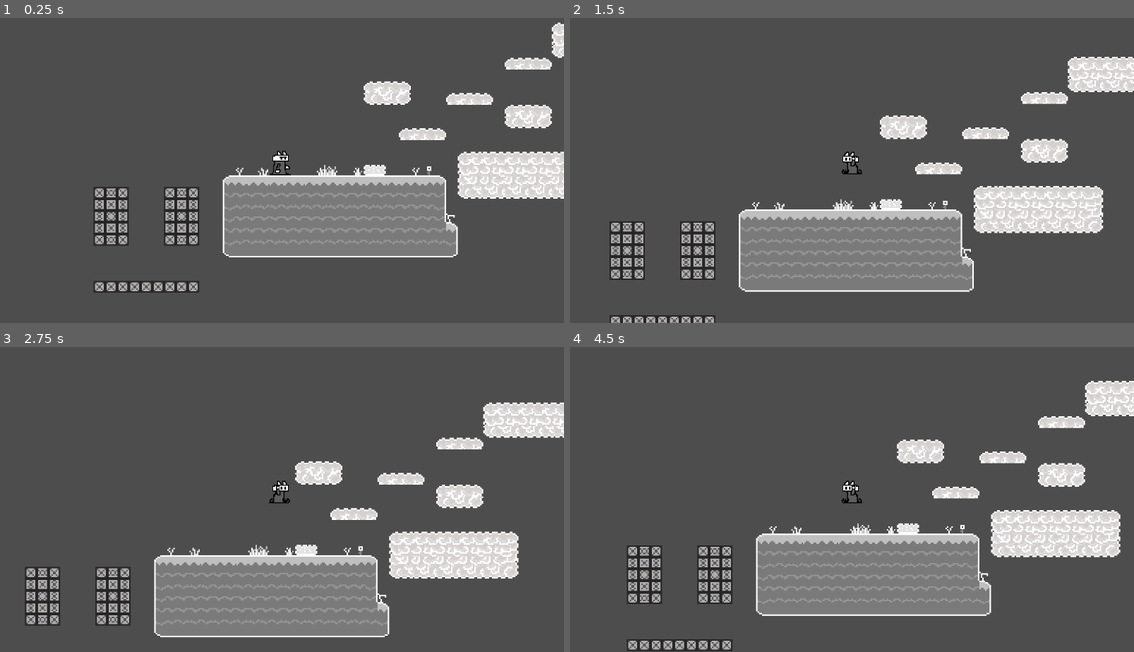
Above: before the commit, frames 1-4 (two rows, left to right).
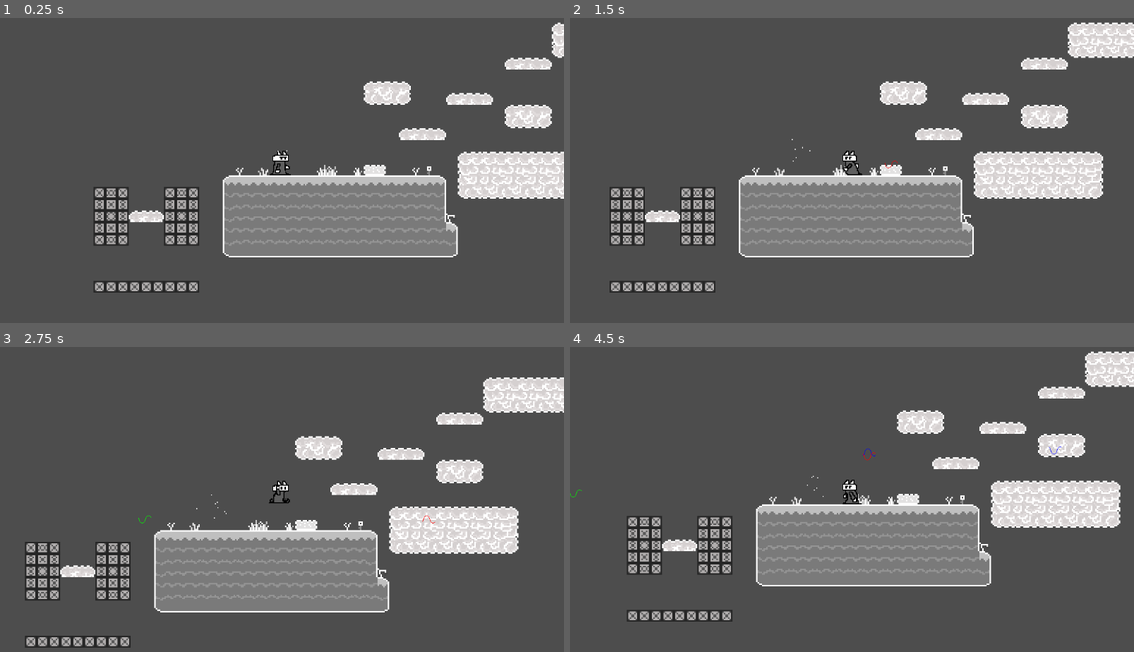
Above: after the commit, the same moments.

Repository: MidnightWolfe/Github-Game-Jam-2024
Game: Godot game, scene res://node_2d.tscn
Two runs of this game, one before a commit and one after it. Both use one fixed random seed, a clock stepped at 60 frames per second and the inputs below.
Inputs:
- Up to frame 1 (0.25 s): no input
- Up to frame 2 (1.5 s): tap Enter (ui_accept) at 0.5, 0.77, 1.07 s; hold D (right) 0.53-1.28 s; tap 1 (1, bound only after the commit) at 0.6 s; tap 2 (2, bound only after the commit) at 0.8, 1.35 s; hold A (left) from 1.28 s (still down)
- Up to frame 3 (2.75 s): tap Enter (ui_accept) at 1.52, 1.82 s; tap 3 (3, bound only after the commit) at 1.55, 2.1 s; release A (left) at 2.03 s; hold D (right) from 2.03 s (still down); tap Space (space, bound only after the commit) at 2.3 s
- Up to frame 4 (4.5 s): tap Space (space, bound only after the commit) at 2.85 s; tap Enter (ui_accept) at 3.02, 3.05, 3.32, 3.6, 3.77, 4.07 s; release D (right) at 3.53 s; hold A (left) from 3.53 s (still down); tap 1 (1, bound only after the commit) at 3.8 s; tap Shift (dash) at 4.35 s

The runs differ from the first frame. In frame 1, 0.2% of the frame differs, in the area x 22-51%, y 43-68%; in frame 2, 27%, in the area x 7-100%, y 1-100%; in frame 3, 23%; in frame 4, 26%.

Commit message:
Manually added Markus's code to Kaiya's code as merging was creating issues

Diff:
--- a/gamejam/node_2d.tscn
+++ b/gamejam/node_2d.tscn
@@ -151,11 +151,22 @@
 sources/2 = SubResource("TileSetAtlasSource_l63jy")
 sources/3 = SubResource("TileSetAtlasSource_8qoj3")
 
+[sub_resource type="ParticleProcessMaterial" id="ParticleProcessMaterial_jtdni"]
+particle_flag_disable_z = true
+emission_shape = 1
+emission_sphere_radius = 14.66
+spread = 180.0
+initial_velocity_min = 30.0
+initial_velocity_max = 40.0
+gravity = Vector3(0, 0, 0)
+scale_min = 2.0
+scale_max = 2.0
+
 [node name="Node2D" type="Node2D"]
 
 [node name="TileMapLayer" type="TileMapLayer" parent="."]
 scale = Vector2(3, 3)
-tile_map_data = PackedByteArray("AAD7/wIAAAAAAAAAAAD8/wIAAAA …(5679 unchanged characters)… ADAAMAAAAOAAYAAAADAAAAAAAOAAUAAwADAAIAAAA=")
+tile_map_data = PackedByteArray("AAD7/wIAAAAAAAAAAAD8/wIAAAA …(5679 unchanged characters)… ADAAMAAAAOAAYAAAADAAAAAAAOAAUAAwADAAIAAADz/wUAAQAAAAAAAAD0/wUAAQABAAAAAAD1/wUAAQADAAAAAAA=")
 tile_set = SubResource("TileSet_60ab7")
 
 [node name="Camera2D" type="Camera2D" parent="."]
@@ -167,3 +178,6 @@
 [node name="Camera2D" type="Camera2D" parent="Player"]
 limit_bottom = 400
 limit_smoothed = true
+
+[node name="SpellParticles" type="GPUParticles2D" parent="."]
+process_material = SubResource("ParticleProcessMaterial_jtdni")
--- a/gamejam/player.gd
+++ b/gamejam/player.gd
@@ -14,9 +14,19 @@
 const dashSpeed = 500
 var dashing = false
 var canDash = true
+##Markus Code
+const SPELLS = preload("res://spells.tscn")
+var is_casting_spell = false
+var combo = Vector3(0, 0, 0)
+var colour = Color(0, 0, 0)
+@onready var animationPath = $AnimatedSprite2D
 
+var lastDirection = 1
+##M
+func _physics_process(delta):
+	get_input()
+	move_and_slide()
 
-@onready var animationPath = $AnimatedSprite2D
 
 ##Function to get player inputs
 func get_input():
@@ -27,6 +37,7 @@
 			velocity.x = playerDirection * dashSpeed
 		else:
 			velocity.x = playerDirection * speed
+			directSprite(playerDirection)
 	else:
 		velocity.x = move_toward(velocity.x, 0, speed) #Just slows the player so that it's a smooth motion
 
@@ -44,21 +55,25 @@
 	if is_on_floor():
 		jumpCount = 0
 
-	if Input.is_action_just_pressed("ui_accept") && jumpCount < maxJumpCount: #To get the player to jump with space bar and double jump
+	if Input.is_action_just_pressed("space") && jumpCount < maxJumpCount: #To get the player to jump with space bar and double jump
 		velocity.y = jumpPower
 		jumpCount += 1
 
 
 
 	##Variable jumping, if you hold space you'll jump higher
-	if Input.is_action_just_released("ui_accept"):
+	if Input.is_action_just_released("space"):
 		velocity.y *= 0.5
 	handle_animation(playerDirection)
 
-func _physics_process(delta):
-	get_input()
-	move_and_slide()
 
+func directSprite(direction: float) -> void:
+	if direction < 0 and lastDirection != -1:
+		lastDirection = -1
+	elif direction > 0 and lastDirection != 1:
+		lastDirection = 1
+
+	pass
 
 ##Make the player stop dashing
 func _on_dash_timer_timeout() -> void:
@@ -94,4 +109,25 @@
 
 # Called every frame. 'delta' is the elapsed time since the previous frame.
 func _process(delta: float) -> void:
+	if Input.is_action_just_pressed("enter"):
+		if is_casting_spell:
+			var greatestValue = max(combo.x, combo.y, combo.z)
+			if greatestValue != 0:
+				colour = Color(combo.x / greatestValue, combo.y / greatestValue, combo.z / greatestValue)
+			combo = Vector3(0,0,0)
+			var spell = SPELLS.instantiate()
+			spell._set_colour(colour)
+			spell._set_direction(lastDirection)
+			get_parent().add_child(spell)
+			spell.position = $".".global_position
+		is_casting_spell = not is_casting_spell
+
+	if is_casting_spell:
+		if Input.is_action_just_pressed("1"):
+			combo.x = combo.x + 1.0
+		if Input.is_action_just_pressed("2"):
+			combo.y = combo.y + 1.0
+		if Input.is_action_just_pressed("3"):
+			combo.z = combo.z + 1.0
+
 	pass
--- a/gamejam/project.godot
+++ b/gamejam/project.godot
@@ -47,6 +47,31 @@
 "events": [Object(InputEventKey,"resource_local_to_scene":false,"resource_name":"","device":-1,"window_id":0,"alt_press …(195 unchanged characters)…
 ]
 }
+1={
+"deadzone": 0.5,
+"events": [Object(InputEventKey,"resource_local_to_scene":false,"resource_name":"","device":-1,"window_id":0,"alt_pressed":false,"shift_pressed":false,"ctrl_pressed":false,"meta_pressed":false,"pressed":false,"keycode":0,"physical_keycode":49,"key_label":0,"unicode":49,"location":0,"echo":false,"script":null)
+]
+}
+2={
+"deadzone": 0.5,
+"events": [Object(InputEventKey,"resource_local_to_scene":false,"resource_name":"","device":-1,"window_id":0,"alt_pressed":false,"shift_pressed":false,"ctrl_pressed":false,"meta_pressed":false,"pressed":false,"keycode":0,"physical_keycode":50,"key_label":0,"unicode":50,"location":0,"echo":false,"script":null)
+]
+}
+3={
+"deadzone": 0.5,
+"events": [Object(InputEventKey,"resource_local_to_scene":false,"resource_name":"","device":-1,"window_id":0,"alt_pressed":false,"shift_pressed":false,"ctrl_pressed":false,"meta_pressed":false,"pressed":false,"keycode":0,"physical_keycode":51,"key_label":0,"unicode":51,"location":0,"echo":false,"script":null)
+]
+}
+enter={
+"deadzone": 0.5,
+"events": [Object(InputEventKey,"resource_local_to_scene":false,"resource_name":"","device":-1,"window_id":0,"alt_pressed":false,"shift_pressed":false,"ctrl_pressed":false,"meta_pressed":false,"pressed":false,"keycode":0,"physical_keycode":4194309,"key_label":0,"unicode":0,"location":0,"echo":false,"script":null)
+]
+}
+space={
+"deadzone": 0.5,
+"events": [Object(InputEventKey,"resource_local_to_scene":false,"resource_name":"","device":-1,"window_id":0,"alt_pressed":false,"shift_pressed":false,"ctrl_pressed":false,"meta_pressed":false,"pressed":false,"keycode":0,"physical_keycode":32,"key_label":0,"unicode":32,"location":0,"echo":false,"script":null)
+]
+}
 
 [rendering]
 
--- /dev/null
+++ b/gamejam/spells.gd
@@ -0,0 +1,52 @@
+extends Area2D
+
+const SPEED = 200
+var velocity = Vector2()
+var direction = 0
+var colour = Color()
+var type = "null"
+@onready var animationSprite = $AnimatedSprite2D
+
+func _ready() -> void:
+	animationSprite.modulate = colour
+	if colour.r == 0 && colour.g == 0 && colour.b == 0:
+		type = "Black"
+	elif colour.r == 1 && colour.g == 1 && colour.b == 1:
+		type = "White"
+	elif colour.r == 1:
+		if colour.g > 0.5 && colour.b <= 0.5:
+			type = "Yellow"
+		elif colour.b > 0.5 && colour.g <= 0.5:
+			type = "Magenta"
+		else:
+			type = "Red"
+	elif colour.g == 1:
+		if colour.r > 0.5 && colour.b <= 0.5:
+			type = "Yellow"
+		elif colour.b > 0.5 && colour.r <= 0.5:
+			type = "Cyan"
+		else:
+			type = "Green"
+	elif colour.b == 1:
+		if colour.r > 0.5 && colour.g <= 0.5:
+			type = "Magenta"
+		elif colour.g > 0.5 && colour.r <= 0.5:
+			type = "Cyan"
+		else:
+			type = "Blue"
+
+func _physics_process(delta: float) -> void:
+	if direction == -1:
+		animationSprite.flip_h = true
+	velocity.x = SPEED * delta * direction
+	translate(velocity)
+	animationSprite.play("projectile")
+
+func _set_colour(newColour):
+	colour = newColour
+
+func _set_direction(newDirection):
+	direction = newDirection
+
+func _on_visible_on_screen_notifier_2d_screen_exited() -> void:
+	queue_free()
--- /dev/null
+++ b/gamejam/spells.tscn
@@ -0,0 +1,215 @@
+[gd_scene load_steps=31 format=3 uid="uid://ch2auvsqkytcs"]
+
+[ext_resource type="Script" path="res://spells.gd" id="1_umqmt"]
+[ext_resource type="Texture2D" uid="uid://b8pkfxfansnww" path="res://Sprites/projectile.png" id="2_x0wpc"]
+
+[sub_resource type="RectangleShape2D" id="RectangleShape2D_0wjn4"]
+size = Vector2(26, 18)
+
+[sub_resource type="AtlasTexture" id="AtlasTexture_rj5h0"]
+atlas = ExtResource("2_x0wpc")
+region = Rect2(0, 0, 32, 32)
+
+[sub_resource type="AtlasTexture" id="AtlasTexture_pyovj"]
+atlas = ExtResource("2_x0wpc")
+region = Rect2(32, 0, 32, 32)
+
+[sub_resource type="AtlasTexture" id="AtlasTexture_30csb"]
+atlas = ExtResource("2_x0wpc")
+region = Rect2(64, 0, 32, 32)
+
+[sub_resource type="AtlasTexture" id="AtlasTexture_ht7xk"]
+atlas = ExtResource("2_x0wpc")
+region = Rect2(96, 0, 32, 32)
+
+[sub_resource type="AtlasTexture" id="AtlasTexture_bwbu6"]
+atlas = ExtResource("2_x0wpc")
+region = Rect2(128, 0, 32, 32)
+
+[sub_resource type="AtlasTexture" id="AtlasTexture_xc08e"]
+atlas = ExtResource("2_x0wpc")
+region = Rect2(0, 32, 32, 32)
+
+[sub_resource type="AtlasTexture" id="AtlasTexture_y30c8"]
+atlas = ExtResource("2_x0wpc")
+region = Rect2(32, 32, 32, 32)
+
+[sub_resource type="AtlasTexture" id="AtlasTexture_edtsv"]
+atlas = ExtResource("2_x0wpc")
+region = Rect2(64, 32, 32, 32)
+
+[sub_resource type="AtlasTexture" id="AtlasTexture_sus6x"]
+atlas = ExtResource("2_x0wpc")
+region = Rect2(96, 32, 32, 32)
+
+[sub_resource type="AtlasTexture" id="AtlasTexture_qcqpe"]
+atlas = ExtResource("2_x0wpc")
+region = Rect2(128, 32, 32, 32)
+
+[sub_resource type="AtlasTexture" id="AtlasTexture_m4ios"]
+atlas = ExtResource("2_x0wpc")
+region = Rect2(0, 64, 32, 32)
+
+[sub_resource type="AtlasTexture" id="AtlasTexture_8prmj"]
+atlas = ExtResource("2_x0wpc")
+region = Rect2(32, 64, 32, 32)
+
+[sub_resource type="AtlasTexture" id="AtlasTexture_fgeck"]
+atlas = ExtResource("2_x0wpc")
+region = Rect2(64, 64, 32, 32)
+
+[sub_resource type="AtlasTexture" id="AtlasTexture_hy7rw"]
+atlas = ExtResource("2_x0wpc")
+region = Rect2(96, 64, 32, 32)
+
+[sub_resource type="AtlasTexture" id="AtlasTexture_r2ff5"]
+atlas = ExtResource("2_x0wpc")
+region = Rect2(128, 64, 32, 32)
+
+[sub_resource type="AtlasTexture" id="AtlasTexture_2hjug"]
+atlas = ExtResource("2_x0wpc")
+region = Rect2(0, 96, 32, 32)
+
+[sub_resource type="AtlasTexture" id="AtlasTexture_1u2ta"]
+atlas = ExtResource("2_x0wpc")
+region = Rect2(32, 96, 32, 32)
+
+[sub_resource type="AtlasTexture" id="AtlasTexture_lmyn7"]
+atlas = ExtResource("2_x0wpc")
+region = Rect2(64, 96, 32, 32)
+
+[sub_resource type="AtlasTexture" id="AtlasTexture_qpxy1"]
+atlas = ExtResource("2_x0wpc")
+region = Rect2(96, 96, 32, 32)
+
+[sub_resource type="AtlasTexture" id="AtlasTexture_wgrpv"]
+atlas = ExtResource("2_x0wpc")
+region = Rect2(128, 96, 32, 32)
+
+[sub_resource type="AtlasTexture" id="AtlasTexture_wopd7"]
+atlas = ExtResource("2_x0wpc")
+region = Rect2(0, 128, 32, 32)
+
+[sub_resource type="AtlasTexture" id="AtlasTexture_qy1pr"]
+atlas = ExtResource("2_x0wpc")
+region = Rect2(32, 128, 32, 32)
+
+[sub_resource type="AtlasTexture" id="AtlasTexture_rr0b0"]
+atlas = ExtResource("2_x0wpc")
+region = Rect2(64, 128, 32, 32)
+
+[sub_resource type="AtlasTexture" id="AtlasTexture_qckd0"]
+atlas = ExtResource("2_x0wpc")
+region = Rect2(96, 128, 32, 32)
+
+[sub_resource type="AtlasTexture" id="AtlasTexture_sagls"]
+atlas = ExtResource("2_x0wpc")
+region = Rect2(128, 128, 32, 32)
+
+[sub_resource type="AtlasTexture" id="AtlasTexture_84mop"]
+atlas = ExtResource("2_x0wpc")
+region = Rect2(0, 160, 32, 32)
+
+[sub_resource type="SpriteFrames" id="SpriteFrames_fqgrt"]
+animations = [{
+"frames": [{
+"duration": 1.0,
+"texture": SubResource("AtlasTexture_rj5h0")
+}, {
+"duration": 1.0,
+"texture": SubResource("AtlasTexture_pyovj")
+}, {
+"duration": 1.0,
+"texture": SubResource("AtlasTexture_30csb")
+}, {
+"duration": 1.0,
+"texture": SubResource("AtlasTexture_ht7xk")
+}, {
+"duration": 1.0,
+"texture": SubResource("AtlasTexture_bwbu6")
+}, {
+"duration": 1.0,
+"texture": SubResource("AtlasTexture_xc08e")
+}, {
+"duration": 1.0,
+"texture": SubResource("AtlasTexture_y30c8")
+}, {
+"duration": 1.0,
+"texture": SubResource("AtlasTexture_edtsv")
+}, {
+"duration": 1.0,
+"texture": SubResource("AtlasTexture_sus6x")
+}, {
+"duration": 1.0,
+"texture": SubResource("AtlasTexture_qcqpe")
+}, {
+"duration": 1.0,
+"texture": SubResource("AtlasTexture_m4ios")
+}, {
+"duration": 1.0,
+"texture": SubResource("AtlasTexture_8prmj")
+}, {
+"duration": 1.0,
+"texture": SubResource("AtlasTexture_fgeck")
+}, {
+"duration": 1.0,
+"texture": SubResource("AtlasTexture_hy7rw")
+}, {
+"duration": 1.0,
+"texture": SubResource("AtlasTexture_r2ff5")
+}, {
+"duration": 1.0,
+"texture": SubResource("AtlasTexture_2hjug")
+}, {
+"duration": 1.0,
+"texture": SubResource("AtlasTexture_1u2ta")
+}, {
+"duration": 1.0,
+"texture": SubResource("AtlasTexture_lmyn7")
+}, {
+"duration": 1.0,
+"texture": SubResource("AtlasTexture_qpxy1")
+}, {
+"duration": 1.0,
+"texture": SubResource("AtlasTexture_wgrpv")
+}, {
+"duration": 1.0,
+"texture": SubResource("AtlasTexture_wopd7")
+}, {
+"duration": 1.0,
+"texture": SubResource("AtlasTexture_qy1pr")
+}, {
+"duration": 1.0,
+"texture": SubResource("AtlasTexture_rr0b0")
+}, {
+"duration": 1.0,
+"texture": SubResource("AtlasTexture_qckd0")
+}, {
+"duration": 1.0,
+"texture": SubResource("AtlasTexture_sagls")
+}, {
+"duration": 1.0,
+"texture": SubResource("AtlasTexture_84mop")
+}],
+"loop": true,
+"name": &"projectile",
+"speed": 30.0
+}]
+
+[node name="Spells" type="Area2D"]
+script = ExtResource("1_umqmt")
+metadata/_edit_horizontal_guides_ = [-22.0]
+
+[node name="CollisionShape2D2" type="CollisionShape2D" parent="."]
+position = Vector2(0, 1)
+shape = SubResource("RectangleShape2D_0wjn4")
+
+[node name="VisibleOnScreenNotifier2D2" type="VisibleOnScreenNotifier2D" parent="."]
+position = Vector2(1.19209e-07, 1)
+scale = Vector2(1.3, 0.9)
+
+[node name="AnimatedSprite2D" type="AnimatedSprite2D" parent="."]
+sprite_frames = SubResource("SpriteFrames_fqgrt")
+animation = &"projectile"
+frame = 17
+frame_progress = 0.971075
Binary file added: gamejam/Sprites/Placeholder2.png
Not shown, added: gamejam/Sprites/Placeholder2.png.import
Binary file changed: gamejam/Sprites/player idle.png
Binary file added: gamejam/Sprites/projectile.png
Not shown, added: gamejam/Sprites/projectile.png.import
Not shown: 1 places in gamejam/node_2d.tscn that only renumber resources
